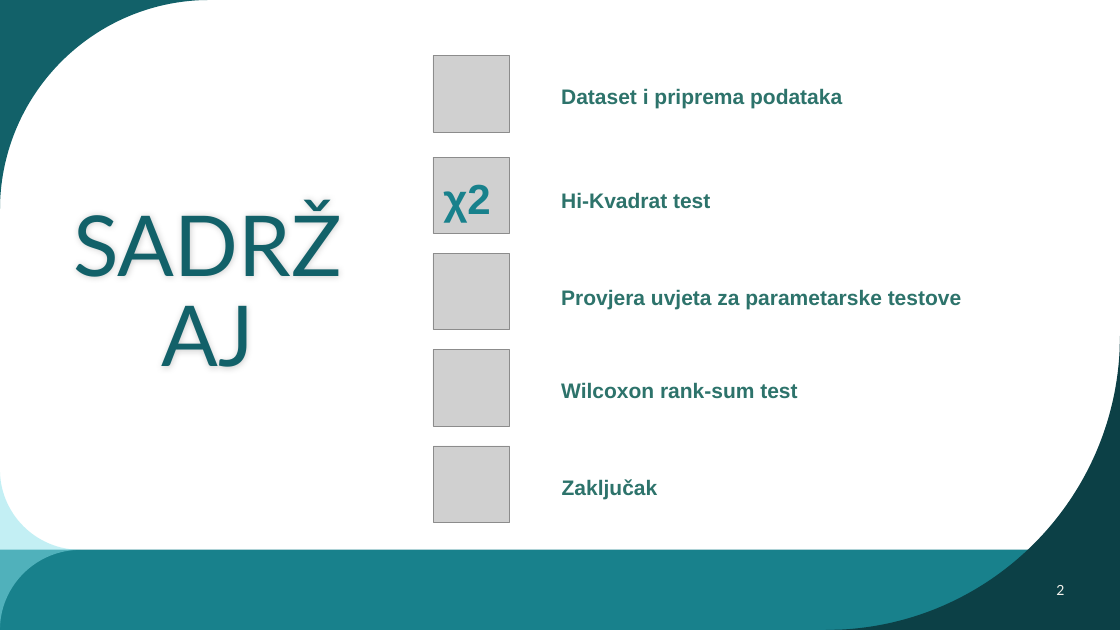
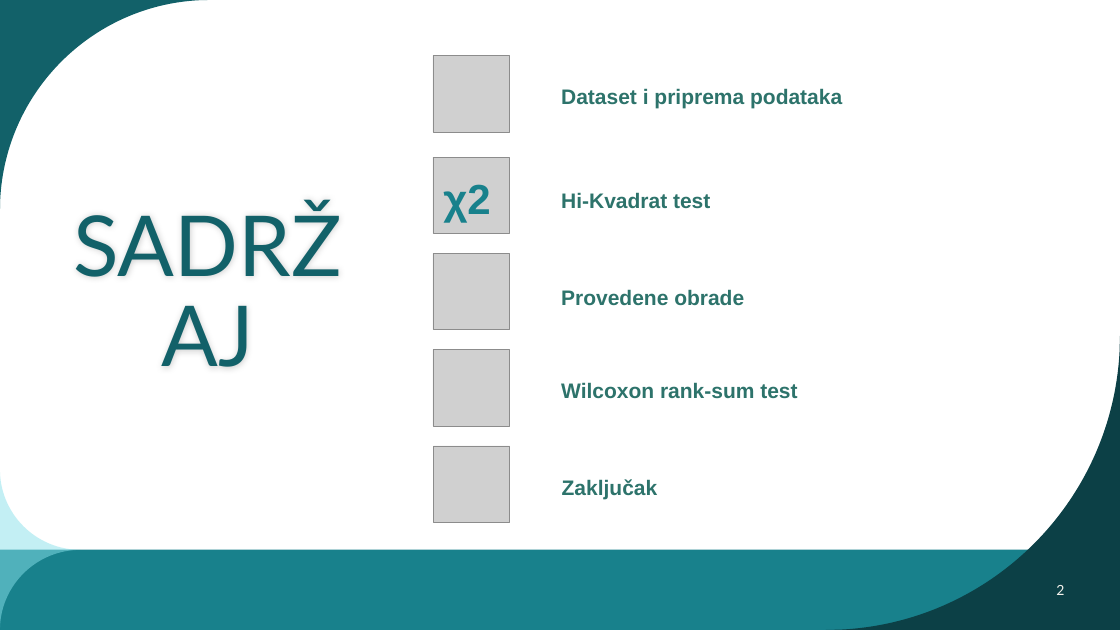
Before and after one commit to jfletcher20/diabetes-health-indicators-analysis, a slide deck: slide 2 of MULTIVARIJANTNA I DUBINSKA ANALIZA PODATAKA.pptx. Drawn at 1120x630 pixels with LibreOffice and Linux fonts; fonts in the diff are those of the drawing; grey boxes stand for pictures. Boxes give left, top, right and bottom in pixels: in the first picture for what was removed or moved away, otherwise in the second. Text is boxed around its words. In the diff, an @@ line names an element or a change of style, - is before the commit and + after.

```diff
--- a/MULTIVARIJANTNA I DUBINSKA ANALIZA PODATAKA.pptx
+++ b/MULTIVARIJANTNA I DUBINSKA ANALIZA PODATAKA.pptx
@@ text at bbox=[561, 289, 744, 305]: text changed @@
-Provjera uvjeta za parametarske testove
+Provedene obrade
```
Also in this commit, not shown: 7 other slides changed, 13 slides added, 9 slides removed, 11 other files.
